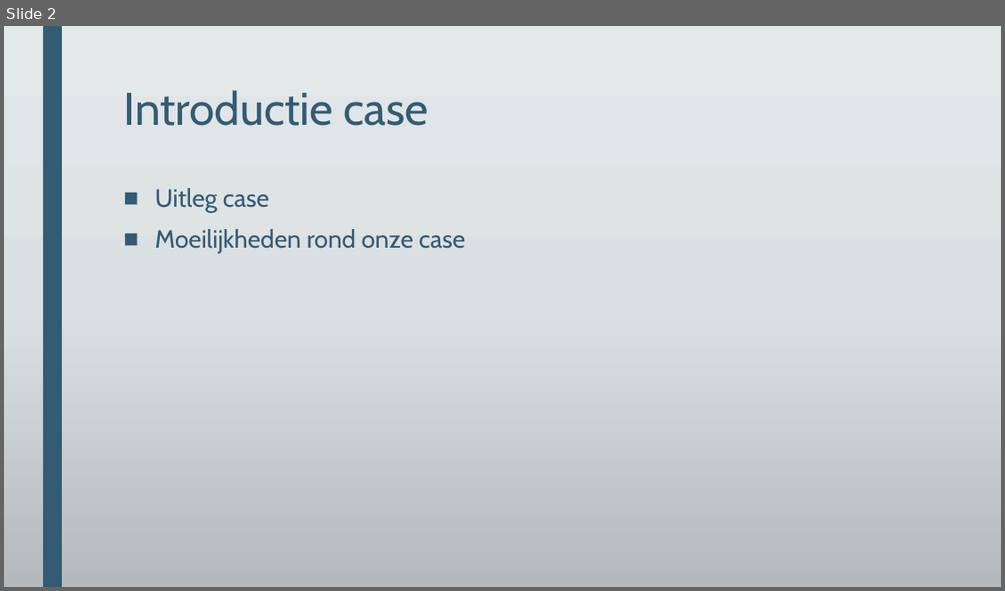
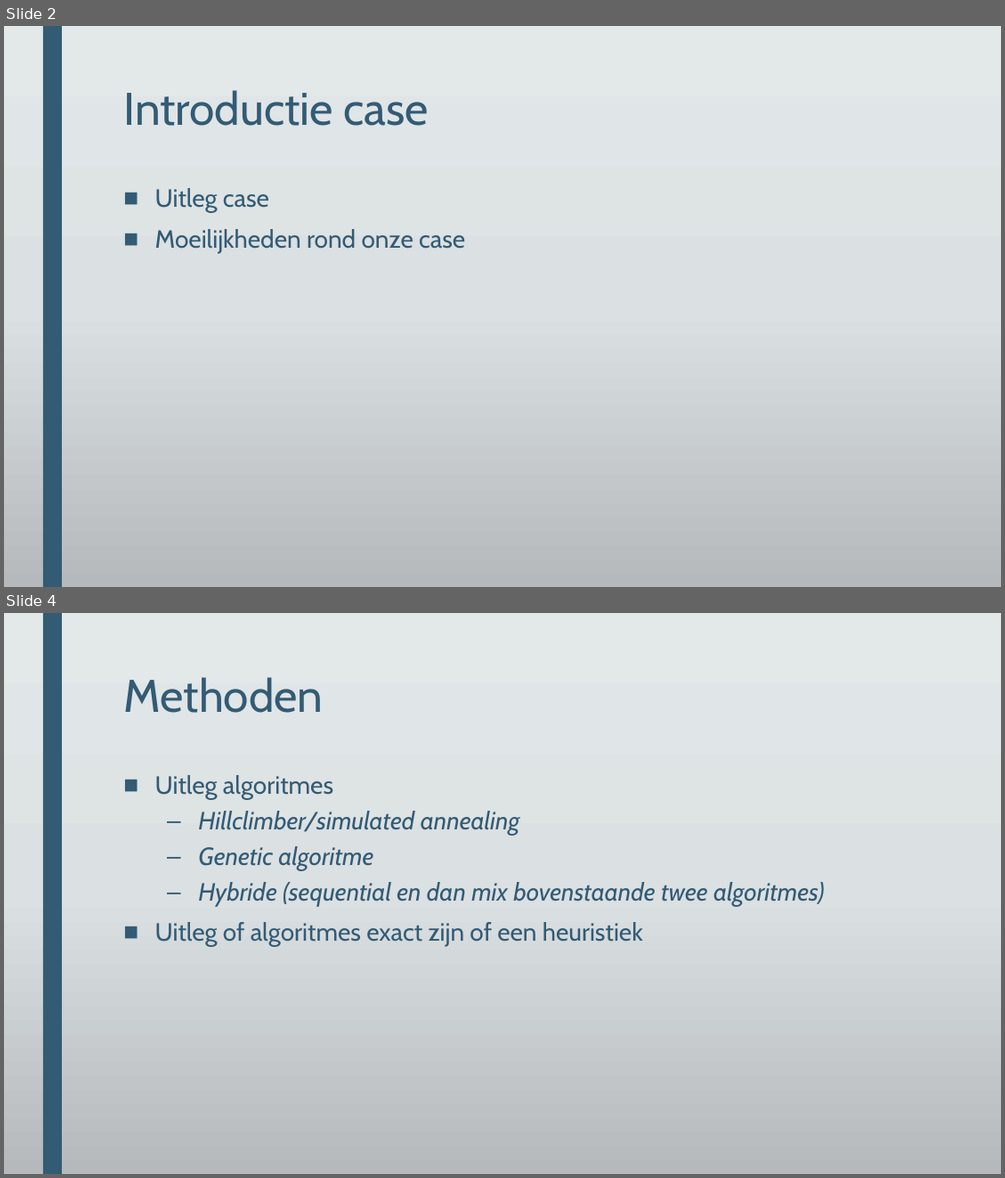
Before and after one commit to DeRoostermakers/Heuristieken, a slide deck: Presentaties/storyboard eindpresentatie.pptx. Shown one above the other, each under a label of ours: slide 2 before the commit, slides 2 and 4 after it; the slides between them are not shown. The pictures are 1005x591 and 1005x1178 pixels, drawn with LibreOffice and Linux fonts; fonts in the diff are those of the drawing; background and template pictures are left out. Boxes give left, top, right and bottom in pixels: in the first picture for what was removed or moved away, otherwise in the second. Text is boxed around its words. In the diff, an @@ line names an element or a change of style, - is before the commit and + after.

```diff
--- a/Presentaties/storyboard eindpresentatie.pptx
+++ b/Presentaties/storyboard eindpresentatie.pptx
@@ slide 4 added at [4,613,1001,1174], background gradient #E3E8EA to #DCE0E2 to #B6BABC; not listed: 1 template element that a slide beside it also shows @@
@@ title added at [123,677,323,713], 44 pt, text #335B74 @@
+Methoden
@@ text added at [155,775,825,947], 24 pt, text #335B74, italic @@
+■ Uitleg algoritmes
+  – Hillclimber/simulated annealing
+  – Genetic algoritme
+  – Hybride (sequential en dan mix bovenstaande twee algoritmes)
+■ Uitleg of algoritmes exact zijn of een heuristiek
```
Also in this commit, not shown: 5 other slides added, 2 other files.
